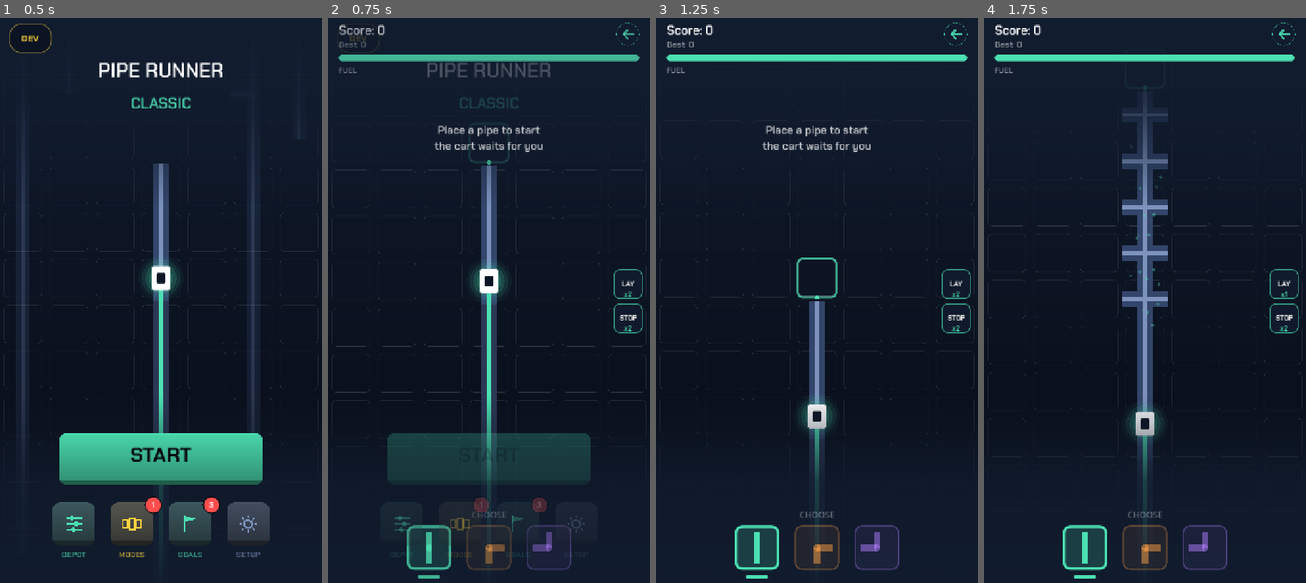
Above: before the commit, frames 1-4 (left to right).
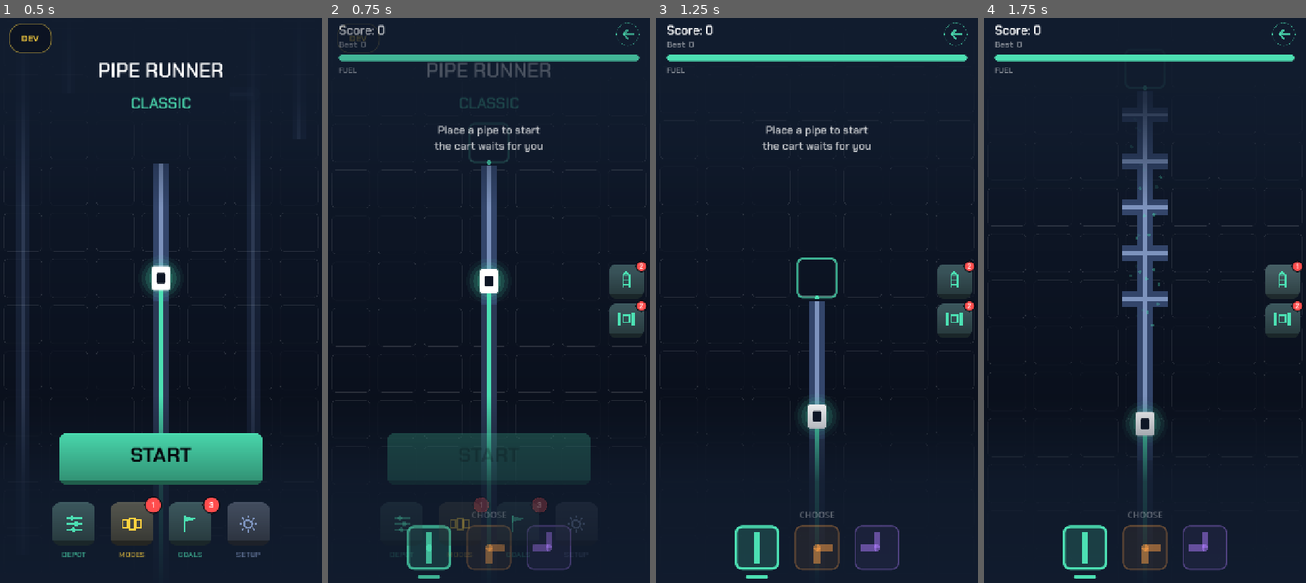
Above: after the commit, the same moments.

Repository: aznoran/piperunner
Game: Godot game, scene res://scenes/Main.tscn
Same seed, same stepped clock (60 frames per second), same inputs: the game is played once before the commit and once after it.
Inputs (mouse positions are in pixels of both pictures, inside the frame that each line leads up to):
- Up to frame 1 (0.5 s): no input
- Up to frame 2 (0.75 s): click "START" at 0.5 s
- Up to frame 3 (1.25 s): no input
- Up to frame 4 (1.75 s): click (1283, 283) at 1.25 s, where only the run before the commit has a clickable "LAY"

Frame 1 is identical in both runs. In frame 2, 1.2% of the frame differs, in the area x 87-99%, y 43-56%; in frame 3, 1.2%; in frame 4, 1.2%.

Commit message:
Give the power-ups the game's own face
The keys I put on the run screen were two grey rectangles captioned LAY
and STOP, and the depot was a column of text with pill buttons beside
it. Both worked and neither belonged to this game — they were the only
places in it asking to be read rather than seen.

The bar tabs already solved this: an icon drawn in code, scaling to any
density, taking the location skin's colour, on a nine-patch key face
with a lip that presses. The power-ups now use the same three things.
Two icons join the set — track laying itself, rails climbing with the
next sleepers arriving ahead of them, and a cart held between two
blocks. Each power-up names its own icon, so a new one brings its face
with it rather than needing a table edited elsewhere, and the shop and
the run screen show the same object instead of a word in one place and
a shape in the other.

The charge count is the same red pill the tabs wear, in the same
corner. A spent power-up dims its key and drops the pill rather than
disappearing — a key that vanishes takes the knowledge that it exists
with it.

The depot is one row a power-up now instead of two: icon, name, what it
does and what level it is on the left, and both purchases stacked on
the right. Carts get a swatch of the cart rather than only its name.

This is the new furniture matching the old. The complaint that the
buttons and the pipes themselves look cheap is a separate and fair one,
and it needs artwork rather than layout.

Co-Authored-By: Claude Opus 5 (1M context) <noreply@anthropic.com>
Claude-Session: https://claude.ai/code/session_01CFYbRtdtb1UhkaJakFte7B

Diff:
--- a/resources/power_up.gd
+++ b/resources/power_up.gd
@@ -27,6 +27,10 @@
 ## Short label for the button on the run screen, where there is room for very
 ## little.
 @export var short_name: String = ""
+## Which TabIcon to draw for it. Named here rather than looked up by id, so a
+## new power-up brings its own face instead of needing a table edited in two
+## other files.
+@export var icon: TabIcon.Kind = TabIcon.Kind.PLAY
 
 ## What one charge costs, in crystals.
 @export var charge_cost: int = 20
--- a/resources/powerups/autolay.tres
+++ b/resources/powerups/autolay.tres
@@ -14,3 +14,4 @@
 step = 1.0
 costs = PackedInt32Array(60, 140, 260, 420)
 unit = "cells"
+icon = 8
--- a/resources/powerups/halt.tres
+++ b/resources/powerups/halt.tres
@@ -14,3 +14,4 @@
 step = 0.75
 costs = PackedInt32Array(50, 120, 220, 360)
 unit = "s"
+icon = 9
--- a/scripts/hud.gd
+++ b/scripts/hud.gd
@@ -20,9 +20,15 @@
 @onready var _fuel_bar: Panel = %FuelBar
 
 ## Size of a power-up key and how far it sits off the edge.
-const POWER_SIZE := 66.0
-const POWER_MARGIN := 16.0
-
+const POWER_SIZE := 78.0
+const POWER_MARGIN := 14.0
+## The bar's key face and the 9-patch inset that keeps its corners crisp — the
+## same numbers the menu uses, because it is the same button.
+const KEY_FACE := "res://art/ui/tab_face.png"
+const KEY_MARGIN := 18
+const KEY_LIP := 6.0
+
+var _face: Texture2D
 var _power_bar: VBoxContainer
 var _power_keys: Dictionary = {}
 ## True while the brake read-out has the combo label.
@@ -73,22 +79,42 @@
 	_power_bar.offset_right = -POWER_MARGIN
 	add_child(_power_bar)
 
+	_face = load(KEY_FACE)
 	for power in PowerUps.catalogue():
 		var key := Button.new()
 		key.custom_minimum_size = Vector2(POWER_SIZE, POWER_SIZE)
 		key.focus_mode = Control.FOCUS_NONE
-		key.add_theme_font_size_override("font_size", 15)
 		key.pressed.connect(func() -> void: power_used.emit(power.id))
 		_power_bar.add_child(key)
 
-		var count := Label.new()
-		count.name = "Count"
-		count.add_theme_font_size_override("font_size", 15)
-		count.horizontal_alignment = HORIZONTAL_ALIGNMENT_CENTER
-		count.set_anchors_preset(Control.PRESET_BOTTOM_WIDE)
-		count.offset_top = -20.0
-		count.mouse_filter = Control.MOUSE_FILTER_IGNORE
-		key.add_child(count)
+		# Drawn, not written. The bar tabs already say what they are with a
+		# shape, and two keys captioned LAY and STOP in the corner of a run
+		# were the only place in the game asking to be read rather than seen.
+		var mark := TabIcon.new()
+		mark.name = "Mark"
+		mark.kind = power.icon
+		mark.set_anchors_preset(Control.PRESET_FULL_RECT)
+		mark.offset_left = POWER_SIZE * 0.22
+		mark.offset_top = POWER_SIZE * 0.18
+		mark.offset_right = -POWER_SIZE * 0.22
+		mark.offset_bottom = -POWER_SIZE * 0.3
+		mark.mouse_filter = Control.MOUSE_FILTER_IGNORE
+		key.add_child(mark)
+
+		# The count as the same red pill the tabs wear, in the same corner.
+		var badge := Label.new()
+		badge.name = "Count"
+		badge.add_theme_font_size_override("font_size", 16)
+		badge.horizontal_alignment = HORIZONTAL_ALIGNMENT_CENTER
+		badge.vertical_alignment = VERTICAL_ALIGNMENT_CENTER
+		badge.custom_minimum_size = Vector2(26, 26)
+		badge.set_anchors_preset(Control.PRESET_TOP_RIGHT)
+		badge.offset_left = -18.0
+		badge.offset_top = -8.0
+		badge.offset_right = 8.0
+		badge.offset_bottom = 18.0
+		badge.mouse_filter = Control.MOUSE_FILTER_IGNORE
+		key.add_child(badge)
 		_power_keys[String(power.id)] = key
 
 
@@ -101,21 +127,39 @@
 		if key == null:
 			continue
 		var held := PowerUps.charges(power.id, state)
-		key.text = power.short_name
-		key.disabled = held <= 0
-		key.modulate.a = 1.0 if held > 0 else 0.4
-		var count: Label = key.get_node("Count")
-		count.text = "x%d" % held
-		count.add_theme_color_override("font_color",
-			_skin.accent if held > 0 else Color(1, 1, 1, 0.5))
-
-		var box := StyleBoxFlat.new()
-		box.bg_color = Color(_skin.bg_top, 0.85)
-		box.border_color = Color(_skin.accent if held > 0 else _skin.pipe_shell,
-			0.7)
-		box.set_border_width_all(2)
-		box.set_corner_radius_all(14)
+		var ready: bool = held > 0
+		key.disabled = not ready
+
+		var mark: TabIcon = key.get_node("Mark")
+		mark.color = _skin.accent if ready else Color(_skin.pipe_shell, 0.9)
+
+		var badge: Label = key.get_node("Count")
+		badge.text = str(held)
+		badge.visible = ready
+		var pill := StyleBoxFlat.new()
+		pill.bg_color = _skin.danger
+		pill.border_color = Color(_skin.bg_bottom, 0.85)
+		pill.set_border_width_all(3)
+		pill.set_corner_radius_all(20)
+		badge.add_theme_stylebox_override("normal", pill)
+		badge.add_theme_color_override("font_color", Color.WHITE)
+
+		# The bar's own key face, so a power-up looks like the rest of the
+		# game's furniture rather than like a debug button parked on top of it.
 		for what in ["normal", "hover", "pressed", "disabled"]:
+			var box := StyleBoxTexture.new()
+			box.texture = _face
+			box.set_texture_margin_all(KEY_MARGIN)
+			var base: Color = _skin.bg_top.lightened(0.18).lerp(
+				_skin.accent if ready else _skin.pipe_shell, 0.14)
+			if what == "pressed":
+				base = base.darkened(0.12)
+				box.content_margin_top = KEY_LIP
+			elif what == "hover":
+				base = base.lightened(0.06)
+			elif what == "disabled":
+				base = base.darkened(0.22)
+			box.modulate_color = base
 			key.add_theme_stylebox_override(what, box)
 
 
--- a/scripts/main_menu.gd
+++ b/scripts/main_menu.gd
@@ -372,6 +372,17 @@
 ## Two rows a power-up. Charges are what runs out; the level is what is kept.
 ## They are separate because they are different purchases, and putting them on
 ## one button would mean guessing which one somebody meant.
+## The depot: power-ups to stock and strengthen, and carts to wear.
+##
+## It used to sell upgrades — a bigger tank, a longer preview — and they were
+## quietly the wrong thing. An upgrade is a number that goes up once and then
+## sits there: it makes every run a little longer and no run more interesting,
+## and by the third attempt nobody notices it. What is sold here now is either
+## a decision the player makes during a run, or something they can see.
+##
+## One row a power-up, with both purchases on it. Charges are what runs out and
+## the level is what is kept — separate buttons, because they are separate
+## things and a single one would mean guessing which was meant.
 func _build_shop() -> void:
 	for child in _shop_rows.get_children():
 		child.queue_free()
@@ -379,67 +390,115 @@
 
 	_shop_heading("POWER-UPS")
 	for power in PowerUps.catalogue():
-		_shop_row(power.id, power.display_name, power.description,
-			"charge", _buy_charge)
-		_shop_row(power.id, power.display_name, "", "level", _buy_level)
+		_power_row(power)
 
 	_shop_heading("CARTS")
 	for variant in Skins.current().cart_variant_count():
-		_shop_row(StringName("cart_%d" % variant), "Cart %d" % (variant + 1),
-			"", "cart", _pick_cart.bind(variant))
+		_cart_row(variant)
 
 	_refresh_shop()
 
 
 func _shop_heading(text: String) -> void:
+	var pad := Control.new()
+	pad.custom_minimum_size = Vector2(0, 6)
+	_shop_rows.add_child(pad)
+
 	var label := Label.new()
 	label.text = text
-	label.add_theme_font_size_override("font_size", 16)
-	label.add_theme_color_override("font_color", Color(0.55, 0.75, 1.0))
-	var pad := Control.new()
-	pad.custom_minimum_size = Vector2(0, 8)
-	_shop_rows.add_child(pad)
+	label.add_theme_font_size_override("font_size", 15)
+	label.add_theme_color_override("font_color",
+		Color(Skins.current().accent, 0.75))
 	_shop_rows.add_child(label)
 
 
-## One line of the depot. `kind` decides what the button on the right is for,
-## and is kept on the row so the refresh knows what to write there.
-func _shop_row(id: StringName, name_text: String, blurb_text: String,
-		kind: String, action: Callable) -> void:
+## Icon, name and what it does on the left; the two buttons stacked on the
+## right. The icon is the one the run screen draws, so a power-up is the same
+## object in both places rather than a word here and a shape there.
+func _power_row(power: PowerUp) -> void:
 	var row := HBoxContainer.new()
-	row.add_theme_constant_override("separation", 12)
+	row.add_theme_constant_override("separation", 10)
+
+	var mark := TabIcon.new()
+	mark.kind = power.icon
+	mark.color = Skins.current().accent
+	mark.custom_minimum_size = Vector2(38, 38)
+	mark.size_flags_vertical = Control.SIZE_SHRINK_CENTER
+	row.add_child(mark)
 
 	var text := VBoxContainer.new()
 	text.size_flags_horizontal = Control.SIZE_EXPAND_FILL
-	text.add_theme_constant_override("separation", 2)
+	text.add_theme_constant_override("separation", 1)
 
 	var title := Label.new()
-	title.add_theme_font_size_override("font_size", 19)
+	title.add_theme_font_size_override("font_size", 18)
 	text.add_child(title)
 
-	if not blurb_text.is_empty():
-		var blurb := Label.new()
-		blurb.add_theme_font_size_override("font_size", 14)
-		blurb.modulate.a = 0.62
-		blurb.autowrap_mode = TextServer.AUTOWRAP_WORD_SMART
-		blurb.custom_minimum_size = Vector2(250, 0)
-		blurb.text = blurb_text
-		text.add_child(blurb)
-
+	var blurb := Label.new()
+	blurb.add_theme_font_size_override("font_size", 13)
+	blurb.modulate.a = 0.55
+	blurb.autowrap_mode = TextServer.AUTOWRAP_WORD_SMART
+	blurb.custom_minimum_size = Vector2(150, 0)
+	blurb.text = power.description
+	text.add_child(blurb)
 	row.add_child(text)
 
-	var buy := Button.new()
-	buy.add_theme_font_size_override("font_size", 17)
+	var keys := VBoxContainer.new()
+	keys.add_theme_constant_override("separation", 5)
+	keys.size_flags_vertical = Control.SIZE_SHRINK_CENTER
+
+	var stock := _shop_key()
+	stock.pressed.connect(_buy_charge.bind(power.id))
+	keys.add_child(stock)
+
+	var level := _shop_key()
+	level.pressed.connect(_buy_level.bind(power.id))
+	keys.add_child(level)
+	row.add_child(keys)
+
+	_shop_rows.add_child(row)
+	_rows[String(power.id)] = {
+		"title": title, "stock": stock, "level": level, "id": power.id,
+	}
+
+
+## A cart is worn rather than bought, until there is art worth charging for.
+## The swatch is the cart itself, so the row shows the thing instead of naming
+## it.
+func _cart_row(variant: int) -> void:
+	var row := HBoxContainer.new()
+	row.add_theme_constant_override("separation", 10)
+
+	var swatch := ColorRect.new()
+	swatch.color = Skins.current().cart_body
+	swatch.custom_minimum_size = Vector2(30, 38)
+	swatch.size_flags_vertical = Control.SIZE_SHRINK_CENTER
+	row.add_child(swatch)
+
+	var title := Label.new()
+	title.text = "Cart %d" % (variant + 1)
+	title.add_theme_font_size_override("font_size", 18)
+	title.size_flags_horizontal = Control.SIZE_EXPAND_FILL
+	title.size_flags_vertical = Control.SIZE_SHRINK_CENTER
+	row.add_child(title)
+
+	var wear := _shop_key()
+	wear.pressed.connect(_pick_cart.bind(variant))
+	row.add_child(wear)
+
+	_shop_rows.add_child(row)
+	_rows["cart_%d" % variant] = {
+		"title": title, "wear": wear, "variant": variant,
+	}
+
+
+func _shop_key() -> Button:
+	var key := Button.new()
+	key.add_theme_font_size_override("font_size", 15)
 	for what in ["normal", "hover", "pressed"]:
-		buy.add_theme_stylebox_override(what, _buy_style())
-	buy.custom_minimum_size = Vector2(104, 0)
-	buy.pressed.connect(action.bind(id) if kind != "cart" else action)
-	row.add_child(buy)
-
-	_shop_rows.add_child(row)
-	_rows["%s:%s" % [id, kind]] = {
-		"title": title, "buy": buy, "id": id, "kind": kind, "name": name_text,
-	}
+		key.add_theme_stylebox_override(what, _buy_style())
+	key.custom_minimum_size = Vector2(96, 34)
+	return key
 
 
 func _buy_style() -> StyleBoxFlat:
@@ -457,40 +516,46 @@
 
 func _refresh_shop() -> void:
 	_wallet.text = "%d crystals" % GameState.crystals
-	for key: String in _rows:
-		var row: Dictionary = _rows[key]
+
+	for power in PowerUps.catalogue():
+		var row: Dictionary = _rows.get(String(power.id), {})
+		if row.is_empty():
+			continue
 		var title: Label = row["title"]
-		var buy: Button = row["buy"]
-		var id: StringName = row["id"]
-
-		match String(row["kind"]):
-			"charge":
-				var power := PowerUps.find(id)
-				var held := PowerUps.charges(id, GameState)
-				var value := PowerUps.value(id, GameState)
-				title.text = "%s   x%d   (%s %s)" \
-					% [row["name"], held, _format(value), power.unit]
-				var cost := PowerUps.charge_cost(id, GameState)
-				buy.text = "+1  %d" % cost
-				buy.disabled = GameState.crystals < cost
-			"level":
-				var power := PowerUps.find(id)
-				var level := PowerUps.level(id, GameState)
-				title.text = "    strength   %d/%d" % [level, power.max_level()]
-				var cost := PowerUps.upgrade_cost(id, GameState)
-				if cost < 0:
-					buy.text = "MAX"
-					buy.disabled = true
-				else:
-					buy.text = "+%s  %d" % [_format(power.step), cost]
-					buy.disabled = GameState.crystals < cost
-			"cart":
-				var variant := int(String(id).get_slice("_", 1))
-				var worn: bool = GameState.cart_variant == variant
-				title.text = row["name"]
-				buy.text = "WORN" if worn else "WEAR"
-				buy.disabled = worn
-		buy.modulate.a = 1.0 if not buy.disabled else 0.45
+		var stock: Button = row["stock"]
+		var level_key: Button = row["level"]
+
+		var held := PowerUps.charges(power.id, GameState)
+		var strength := PowerUps.level(power.id, GameState)
+		title.text = "%s   ×%d      %s %s   ·   %d/%d" % [
+			power.display_name, held,
+			_format(PowerUps.value(power.id, GameState)), power.unit,
+			strength, power.max_level()]
+
+		var stock_cost := PowerUps.charge_cost(power.id, GameState)
+		stock.text = "+1     %d" % stock_cost
+		stock.disabled = GameState.crystals < stock_cost
+
+		var up_cost := PowerUps.upgrade_cost(power.id, GameState)
+		if up_cost < 0:
+			level_key.text = "MAX"
+			level_key.disabled = true
+		else:
+			level_key.text = "+%s   %d" % [_format(power.step), up_cost]
+			level_key.disabled = GameState.crystals < up_cost
+
+		for key: Button in [stock, level_key]:
+			key.modulate.a = 1.0 if not key.disabled else 0.4
+
+	for variant in Skins.current().cart_variant_count():
+		var row: Dictionary = _rows.get("cart_%d" % variant, {})
+		if row.is_empty():
+			continue
+		var wear: Button = row["wear"]
+		var worn: bool = GameState.cart_variant == variant
+		wear.text = "WORN" if worn else "WEAR"
+		wear.disabled = worn
+		wear.modulate.a = 1.0 if not worn else 0.4
 
 
 ## Trims the trailing zero off whole numbers: 15.0 -> "15".
--- a/scripts/tab_icon.gd
+++ b/scripts/tab_icon.gd
@@ -3,7 +3,8 @@
 class_name TabIcon
 extends Control
 
-enum Kind { DEPOT, TODAY, PLAY, GOALS, SETUP, PAUSE, BACK, MODES }
+enum Kind { DEPOT, TODAY, PLAY, GOALS, SETUP, PAUSE, BACK, MODES,
+	TRACKLAYER, BRAKE }
 
 @export var kind: Kind = Kind.PLAY
 
@@ -35,6 +36,10 @@
 			_draw_back(unit, stroke, centre)
 		Kind.MODES:
 			_draw_modes(unit, stroke, centre)
+		Kind.TRACKLAYER:
+			_draw_tracklayer(unit, stroke, centre)
+		Kind.BRAKE:
+			_draw_brake(unit, stroke, centre)
 
 
 ## Sliders — the shorthand for "adjust your loadout" that a player already
@@ -48,6 +53,40 @@
 		draw_line(Vector2(centre.x - half, y), Vector2(centre.x + half, y), color, stroke)
 		var knob := Vector2(centre.x + half * knobs[i], y)
 		draw_circle(knob, unit * 0.115, color)
+
+
+## Track laying itself: two rails climbing, with the next sleeper arriving
+## ahead of them. The game's own object rather than a generic arrow, because
+## the power-up does exactly the thing the player spends the whole game doing.
+func _draw_tracklayer(unit: float, stroke: float, centre: Vector2) -> void:
+	var half := unit * 0.34
+	var top := centre.y - unit * 0.42
+	var bottom := centre.y + unit * 0.42
+	for side in [-1.0, 1.0]:
+		var x: float = centre.x + half * 0.52 * side
+		draw_line(Vector2(x, bottom), Vector2(x, top + unit * 0.2), color, stroke)
+	# Sleepers, thinning as they run ahead — the stretch being laid for you.
+	var rungs := [0.30, 0.02, -0.24]
+	for i in rungs.size():
+		var y: float = centre.y + unit * float(rungs[i])
+		var fade := Color(color, 1.0 - 0.28 * float(i))
+		draw_line(Vector2(centre.x - half * 0.62, y),
+			Vector2(centre.x + half * 0.62, y), fade, stroke)
+	# The head of the run, arriving.
+	var tip := Vector2(centre.x, top)
+	draw_line(Vector2(centre.x - half * 0.5, top + unit * 0.18), tip, color, stroke)
+	draw_line(Vector2(centre.x + half * 0.5, top + unit * 0.18), tip, color, stroke)
+
+
+## A cart held between two blocks. Not a hand and not an hourglass: what the
+## brake does is stop this cart, and the cart is the thing on screen.
+func _draw_brake(unit: float, stroke: float, centre: Vector2) -> void:
+	var body := Vector2(unit * 0.34, unit * 0.42)
+	draw_rect(Rect2(centre - body * 0.5, body), color, false, stroke)
+	for side in [-1.0, 1.0]:
+		var x: float = centre.x + unit * 0.4 * side
+		draw_line(Vector2(x, centre.y - unit * 0.34),
+			Vector2(x, centre.y + unit * 0.34), color, stroke * 1.6)
 
 
 func _draw_today(unit: float, stroke: float, centre: Vector2) -> void:
